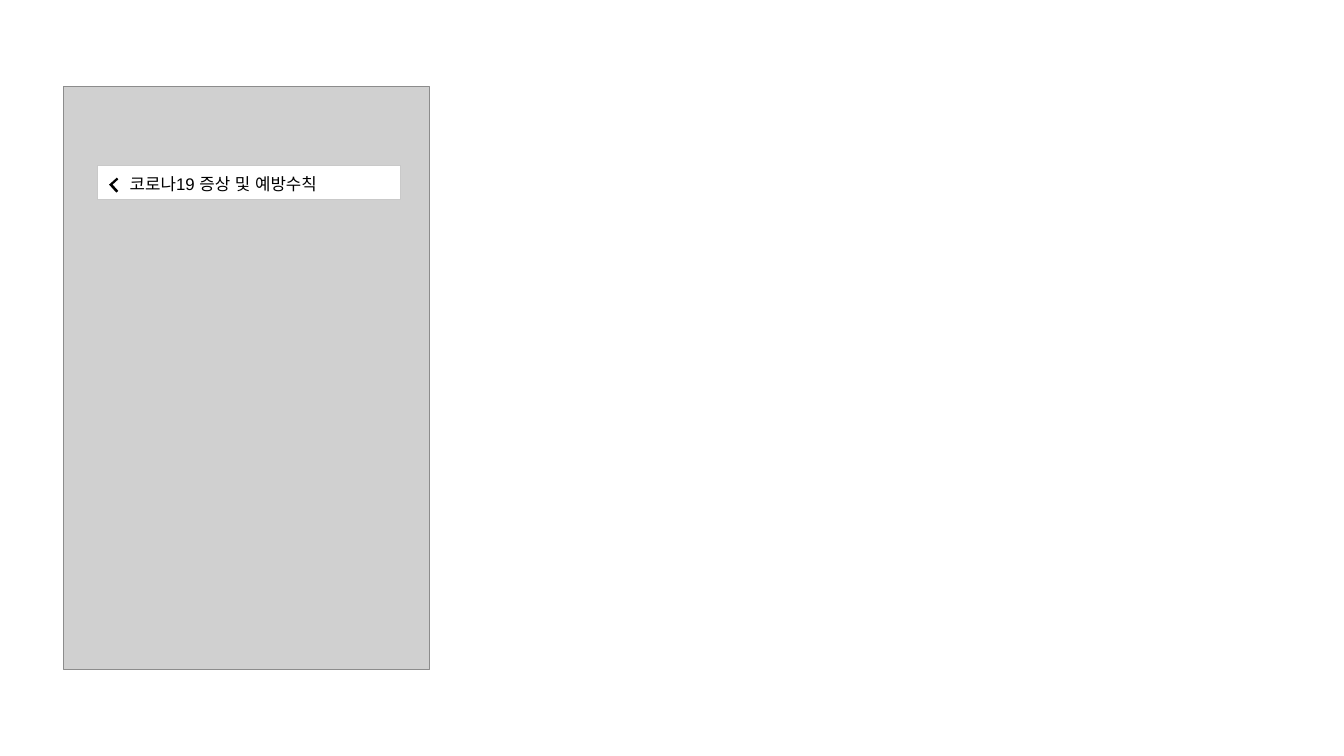
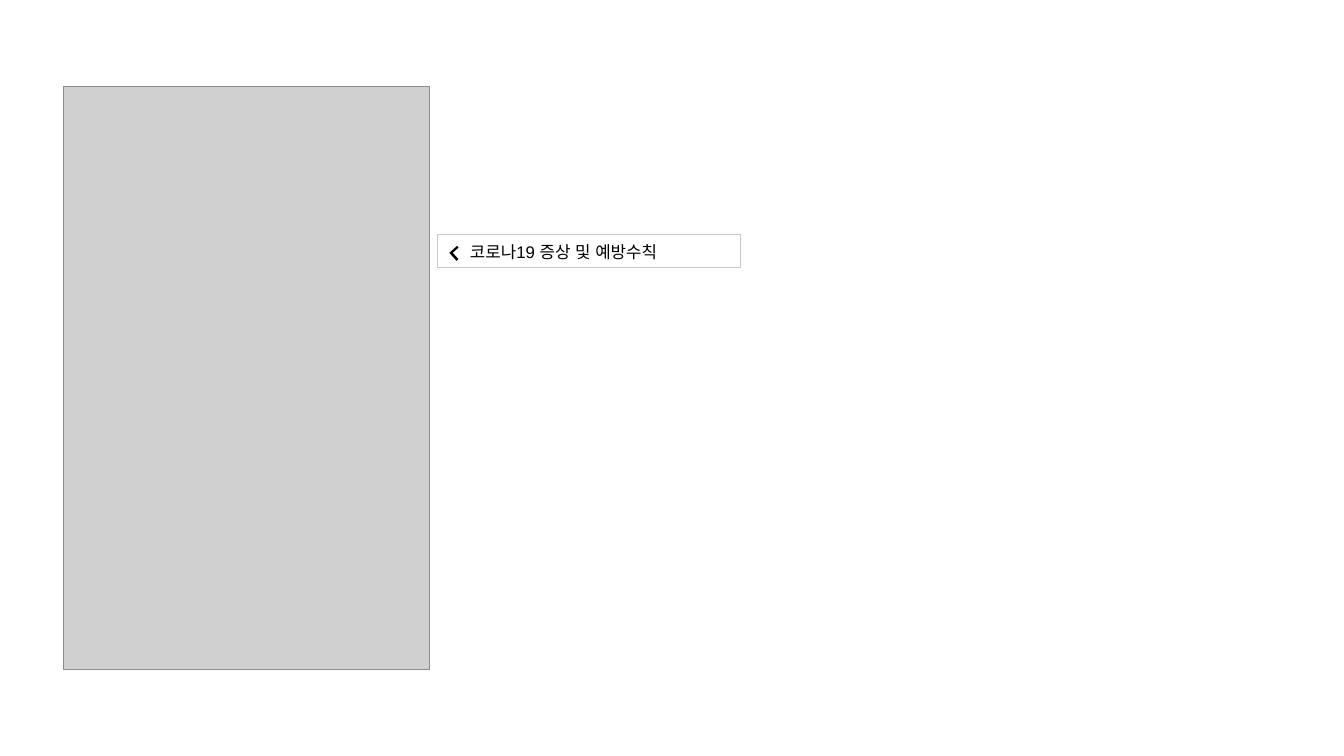
Before and after one commit to Shinipsae/COVID19HELPER, a slide deck: slide 9 of 화면디자인.pptx. Drawn at 1344x756 pixels with LibreOffice and Linux fonts; fonts in the diff are those of the drawing; grey boxes stand for pictures. Boxes give left, top, right and bottom in pixels: in the first picture for what was removed or moved away, otherwise in the second. Text is boxed around its words. In the diff, an @@ line names an element or a change of style, - is before the commit and + after.

```diff
--- a/화면디자인.pptx
+++ b/화면디자인.pptx
@@ rectangle "코로나19 증상 및 예방수칙": place and size @@
-rectangle "코로나19 증상 및 예방수칙" at [98, 165, 401, 200]
+rectangle "코로나19 증상 및 예방수칙" at [438, 234, 741, 268]
@@ corner: place and size @@
-corner at [109, 178, 124, 193]
+corner at [450, 246, 465, 261]
```
Also in this commit, not shown: 1 other slide changed, 12 other files.
